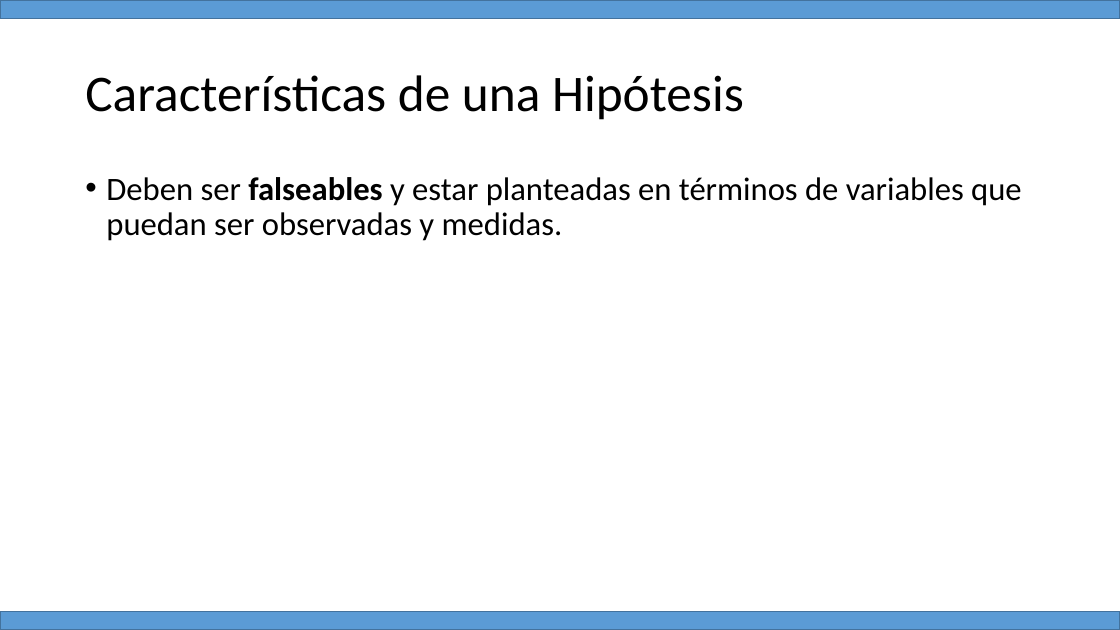
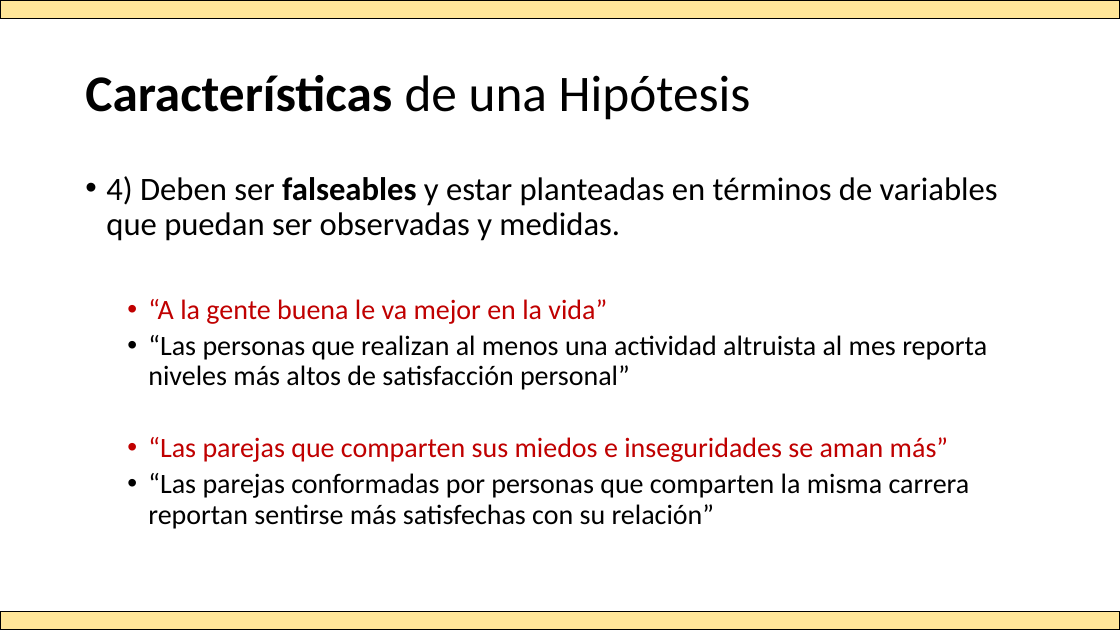
Before and after one commit to Adrifelcha/afchavez-019, a slide deck: slide 21 of JeanPiaget/ClaseMuestra/Hipotesis_Variables.pptx (slide 20 before the commit). Drawn at 1120x630 pixels with LibreOffice and Linux fonts; fonts in the diff are those of the drawing. Boxes give left, top, right and bottom in pixels: in the first picture for what was removed or moved away, otherwise in the second. Text is boxed around its words. In the diff, an @@ line names an element or a change of style, - is before the commit and + after.

```diff
--- a/JeanPiaget/ClaseMuestra/Hipotesis_Variables.pptx
+++ b/JeanPiaget/ClaseMuestra/Hipotesis_Variables.pptx
@@ rectangle at [0, 0, 1120, 18]: fill #5B9BD5 to #FFE699; outline #43739E 1 pt to #000000 1 pt @@
@@ title "Características de una Hipótesis" at [85, 75, 751, 120]: bold on in "Características" @@
@@ text at [106, 176, 998, 529]: text changed; size 28 to 24 pt @@
-• Deben ser falseables y estar planteadas en términos de variables que puedan ser observadas y medidas.
+• 4) Deben ser falseables y estar planteadas en términos de variables que puedan ser observadas y medidas.
+  • “A la gente buena le va mejor en la vida”
+  • “Las personas que realizan al menos una actividad altruista al mes reporta niveles más altos de satisfacción personal”
+  • “Las parejas que comparten sus miedos e inseguridades se aman más”
+  • “Las parejas conformadas por personas que comparten la misma carrera reportan sentirse más satisfechas con su relación”
@@ rectangle at [0, 612, 1120, 630]: fill #5B9BD5 to #FFE699; outline #43739E 1 pt to #000000 1 pt @@
```
Also in this commit, not shown: 10 other slides changed, 3 slides added, 2 slides removed.
